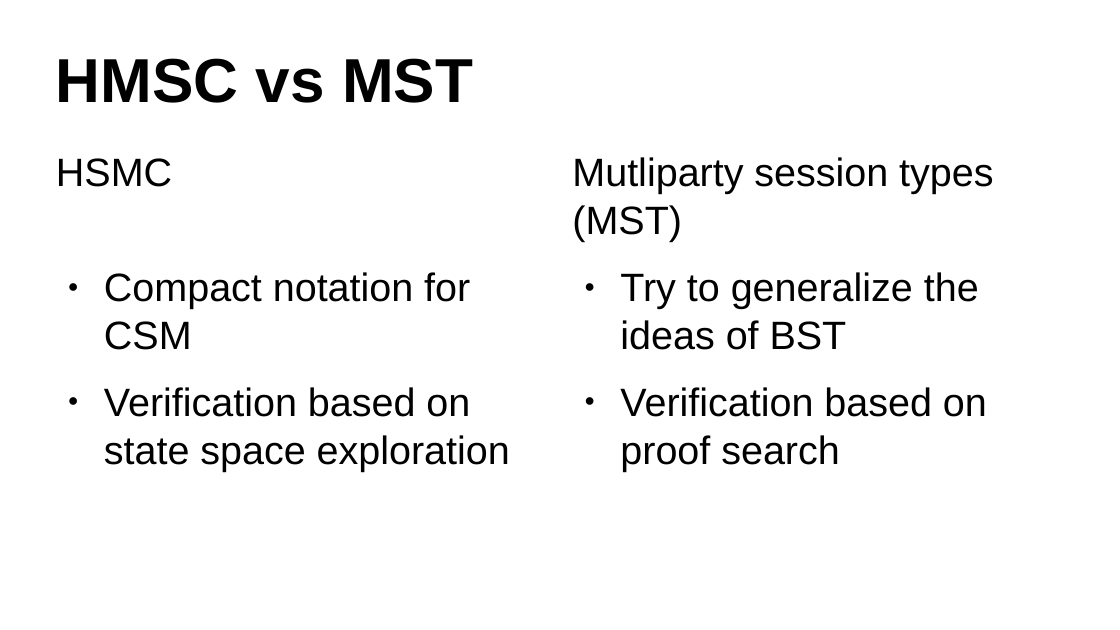
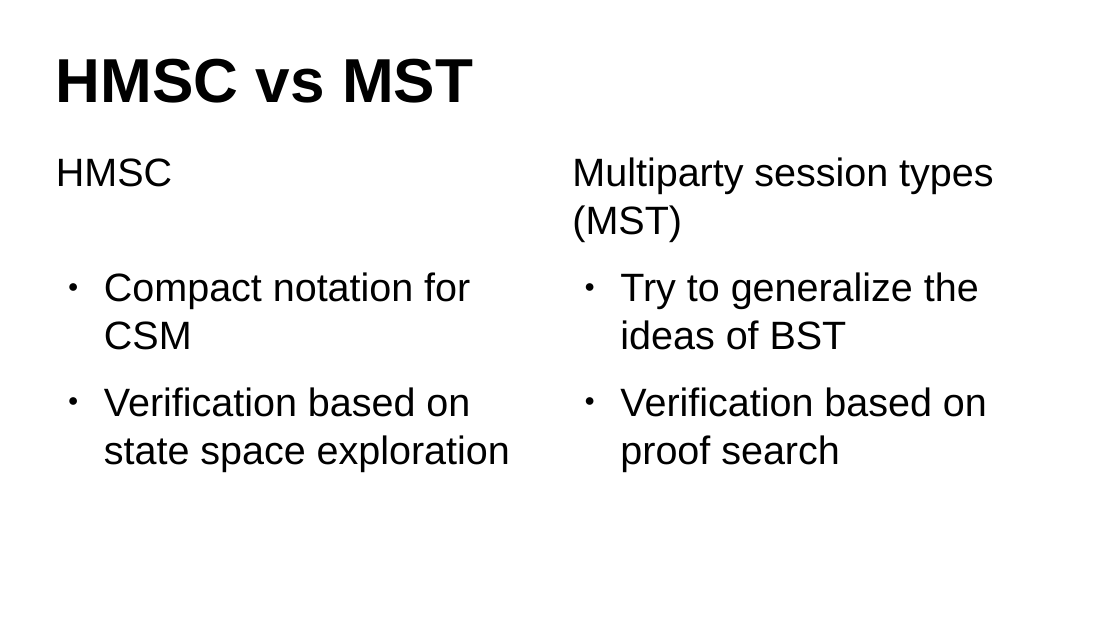
Before and after one commit to dzufferey/presentations, a slide deck: slide 29 of 2020_10_7_MPI_Lightning_Tutorial/McAndMst.odp. Drawn at 1120x630 pixels with LibreOffice and Linux fonts; fonts in the diff are those of the drawing. Boxes give left, top, right and bottom in pixels: in the first picture for what was removed or moved away, otherwise in the second. Text is boxed around its words. In the diff, an @@ line names an element or a change of style, - is before the commit and + after.

```diff
--- a/2020_10_7_MPI_Lightning_Tutorial/McAndMst.odp
+++ b/2020_10_7_MPI_Lightning_Tutorial/McAndMst.odp
@@ text at [56, 158, 172, 187]: text changed @@
-HSMC
+HMSC
@@ text at [572, 157, 993, 242]: text changed @@
-Mutliparty session types (MST)
+Multiparty session types (MST)
```
Also in this commit, not shown: 7 other slides changed, 1 other file.
